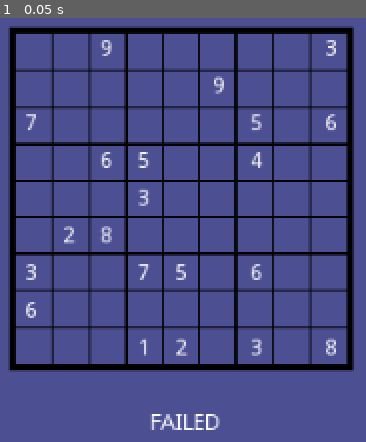
Above: before the commit, frame 1.
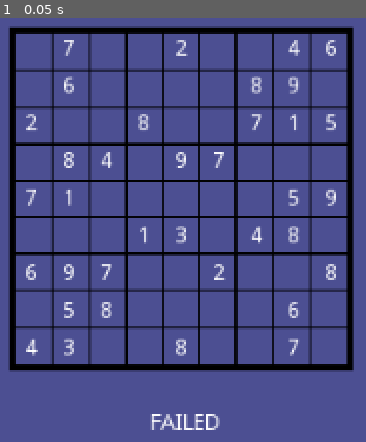
Above: after the commit, the same moment.

Repository: andrew-wilkes/godot-sudoku-solver
Game: Godot game, scene res://Main.tscn
Same seed, same stepped clock (60 frames per second), same inputs: the game is played once before the commit and once after it.
Inputs:
- Up to frame 1 (0.05 s): no input

The runs differ from the first frame. In frame 1, 3.4% of the frame differs, in the area x 7-92%, y 5-80%.

Commit message:
Debug code

Diff:
--- a/src/Main.gd
+++ b/src/Main.gd
@@ -10,23 +10,32 @@
 			row.append(get_possible_numbers(i, j, grid))
 		possibles.append(row)
 	print(possibles[0])
-	var rc = get_next_cell([0, 0], grid)
-	if not eliminate(rc[0], rc[1], possibles, grid):
-		$Label.text = "FAILED"
+	var rc = [0, -1]
+	while true:
+		rc = get_next_cell(rc, grid)
+		if rc[0] == 9:
+			$Label.text = "FAILED"
+			break
+		if eliminate(rc[0], rc[1], possibles, grid):
+			break
 	$GridView.update_grid(grid)
 
 
 func eliminate(row, col, possibles, grid):
 	if is_complete(grid): return true
-	var rc = get_next_cell([row, col], grid)
 	# Find a number from possible values to try
 	var pvs = possibles[row][col]
 	for pv in pvs:
 		var poss = possibles.duplicate()
 		remove_from_peers(pv, row, col, poss)
 		grid[row][col] = pv
-		if eliminate(rc[0], rc[1], poss, grid):
-			return true
+		var rc = [0, -1]
+		while true:
+			rc = get_next_cell(rc, grid)
+			if rc[0] == 9:
+				break
+			if eliminate(rc[0], rc[1], poss, grid):
+				return true
 	grid[row][col] = 0
 	return false
 
@@ -72,7 +81,7 @@
 			col = 0
 			row += 1
 			if row == 9:
-				row = 0
+				break
 		if grid[row][col] == 0:
 			break
 	return [row, col]
@@ -133,6 +142,14 @@
 	assert(not ok_to_place(8, 1, 1, box))
 	assert(get_next_cell([0, 0], box) == [0, 3])
 	assert(get_next_cell([0, 8], box) == [1, 3])
-	assert(get_next_cell([8, 8], box) == [0, 0])
+	#assert(get_next_cell([8, 8], box) == [0, 0])
 	assert(is_complete([[1, 1], [1, 1]]))
 	assert(not is_complete([[1, 1], [0, 1]]))
+	var poss = [ [[0],[1],[3,4]], [[1,2,3],[1,2],[5]], [[0],[1],[3,6]] ]
+	remove_from_row(1, 1, poss)
+	assert(poss[1] == [[2,3],[2],[5]])
+	remove_from_col(3, 2, poss)
+	assert(poss[0][2] == [4] and poss[2][2] == [6])
+	box = [[[1,5,6],[2,4,5],[4,5,6]], [[1],[2],[3]], [[1],[2],[3]]]
+	remove_from_box(5, 2, 2, box)
+	assert(box[0] == [[1,6],[2,4],[4,6]])
--- a/src/puzzles.gd
+++ b/src/puzzles.gd
@@ -11,7 +11,8 @@
 # Randomly pick one of the sets of numbers
 # Return a 2D array representing the grid of numbers
 func get_numbers():
-	var number_string = puzzles[randi() % puzzles.size()].replace(".", "0")
+	var pick = 0 #randi() % puzzles.size()
+	var number_string = puzzles[pick].replace(".", "0")
 	assert(number_string.length() == 81)
 	var rows = []
 	var idx = 0
@@ -31,6 +32,7 @@
 
 # Source: http://norvig.com/top95.txt
 var numbers = """
+.7..2..46.6....89.2..8..715.84.97...71.....59...13.48.697..2..8.58....6.43..8..7.
 4.....8.5.3..........7......2.....6.....8.4......1.......6.3.7.5..2.....1.4......
 52...6.........7.13...........4..8..6......5...........418.........3..2...87.....
 6.....8.3.4.7.................5.4.7.3..2.....1.6.......2.....5.....8.6......1....
